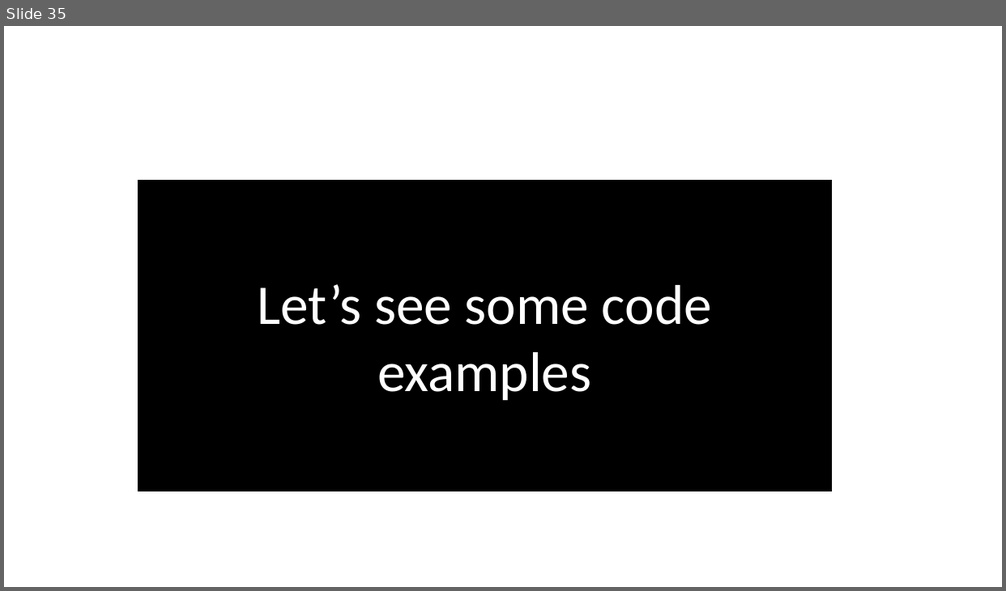
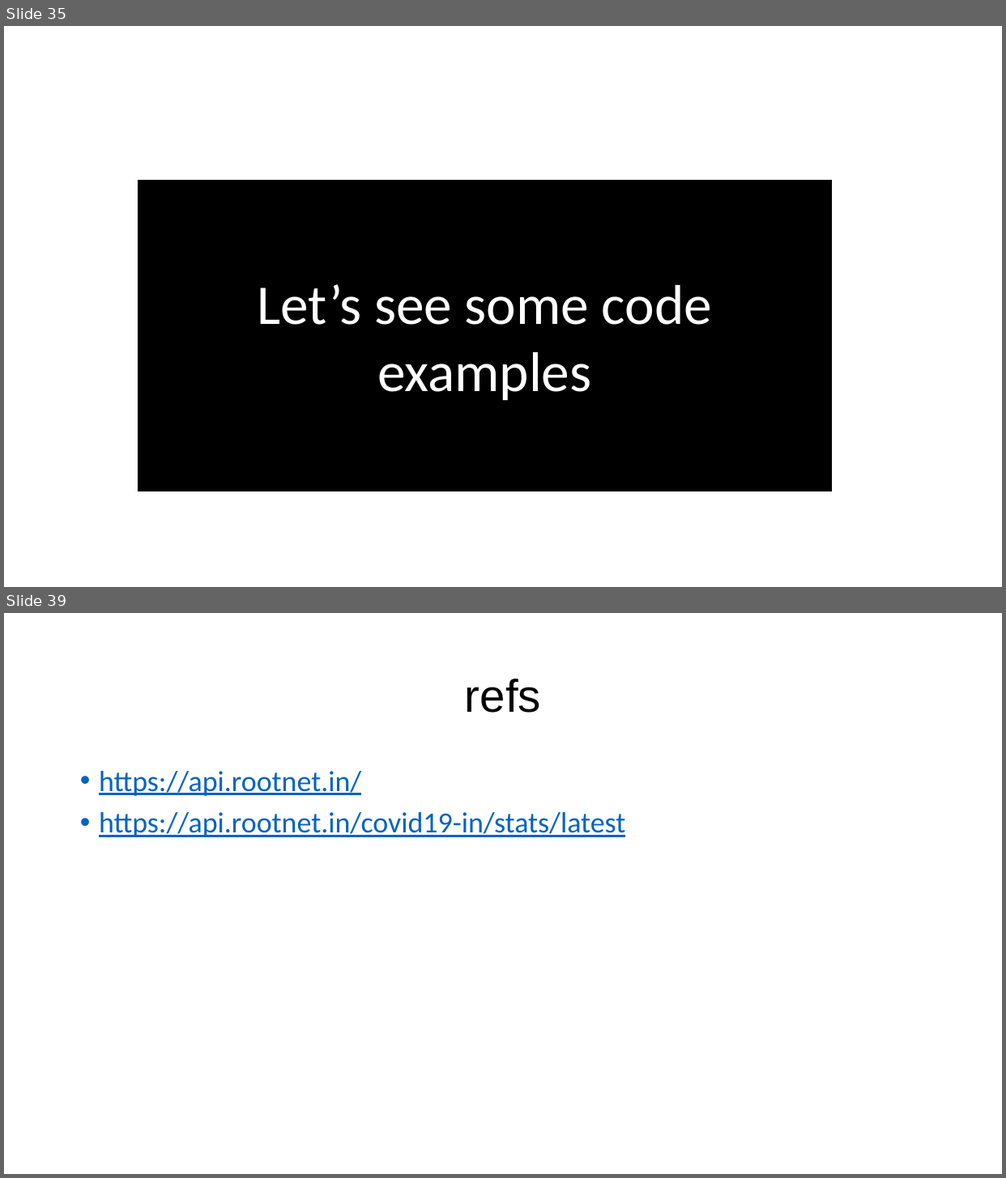
Before and after one commit to codefarm0/Microservices-Testing, a slide deck: UNIT TESTING IN JAVA.pptX. Shown one above the other, each under a label of ours: slide 35 before the commit, slides 35 and 39 after it; the slides between them are not shown. The pictures are 1006x591 and 1006x1178 pixels, drawn with LibreOffice and Linux fonts; fonts in the diff are those of the drawing. Boxes give left, top, right and bottom in pixels: in the first picture for what was removed or moved away, otherwise in the second. Text is boxed around its words. In the diff, an @@ line names an element or a change of style, - is before the commit and + after.

```diff
--- a/UNIT TESTING IN JAVA.pptX
+++ b/UNIT TESTING IN JAVA.pptX
@@ slide 39 added at (x1=4, y1=613, x2=1002, y2=1174), background #FFFFFF @@
@@ title added at (x1=465, y1=679, x2=541, y2=713), 44 pt, text #000000 @@
+refs
@@ text added at (x1=99, y1=771, x2=625, y2=837), 28 pt, text #0563C1, underline @@
+• https://api.rootnet.in/
+• https://api.rootnet.in/covid19-in/stats/latest
```
Also in this commit, not shown: 2 slides changed, 11 other slides added, 6 other files.
